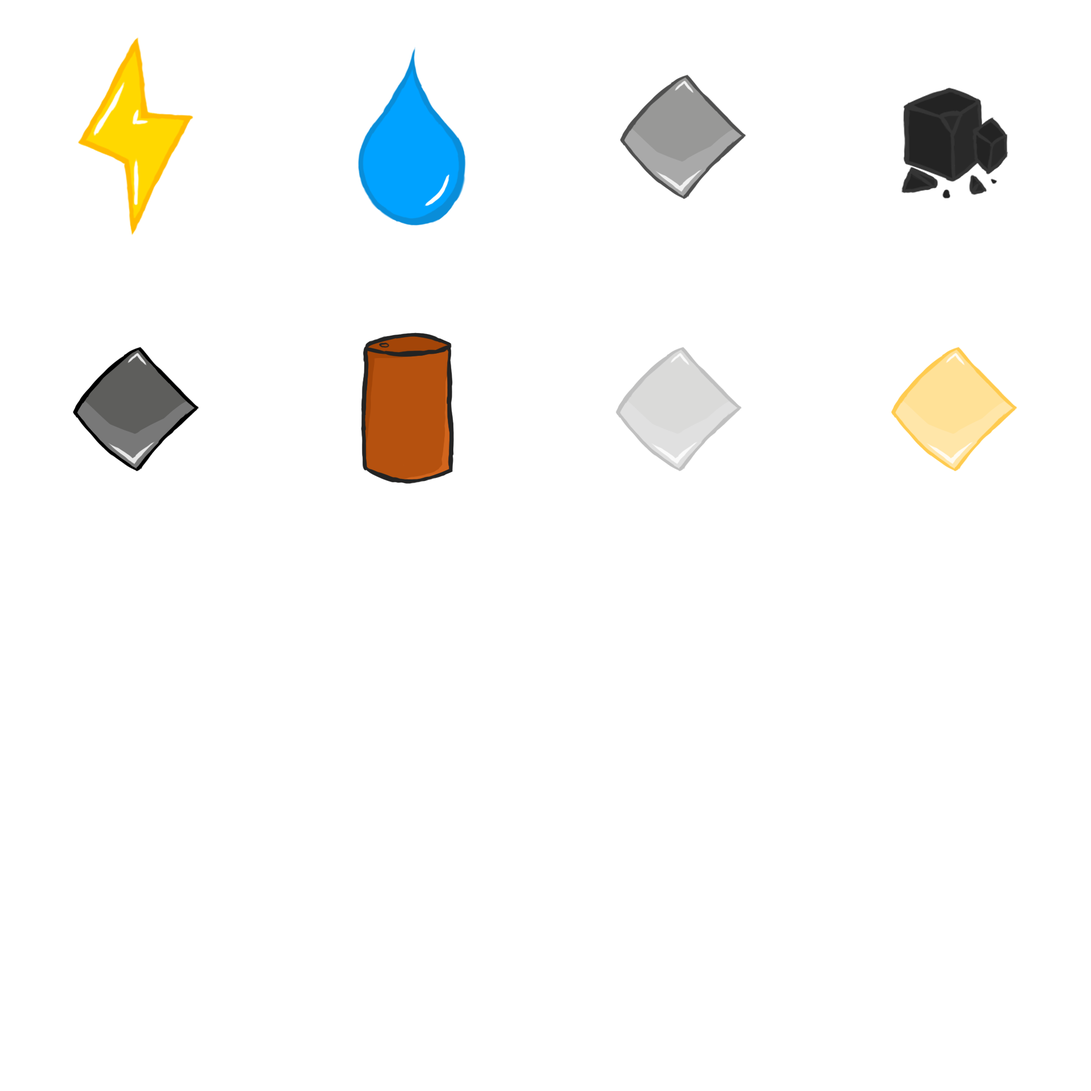
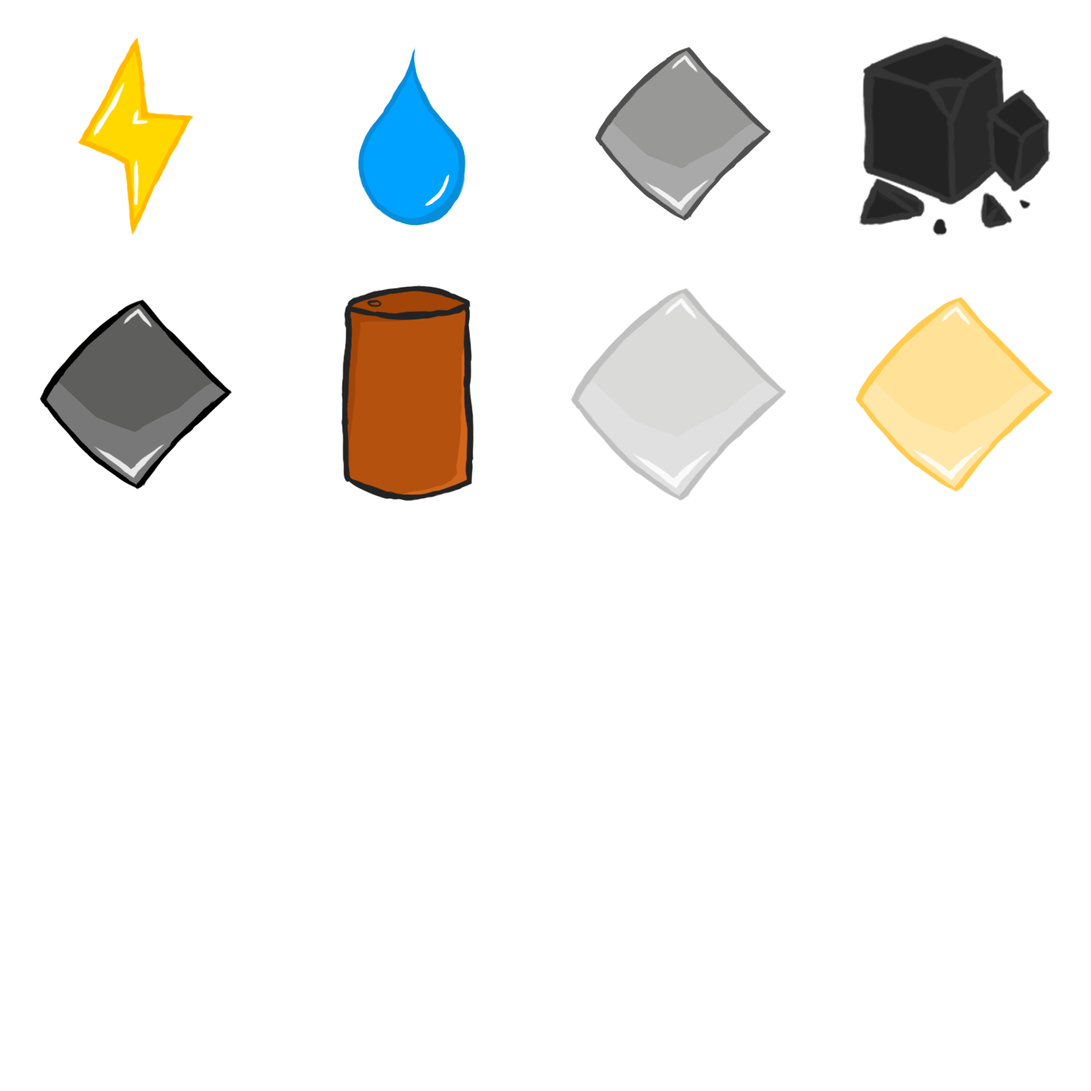
Layered file, before and after one edit (1091x1091). Changes by layer:
painted on "Outline" (1st of 6, in "Fuel") over (x1=341, y1=285, x2=474, y2=503)
painted on "Layer 10" over (x1=343, y1=288, x2=474, y2=499)
painted on "Outline" (2nd of 6, in "Gold") over (x1=855, y1=295, x2=1054, y2=493)
painted on "Layer 6" (1st of 4, in "Gold") over (x1=910, y1=305, x2=986, y2=482)
painted on "Layer 5" (1st of 4, in "Gold") over (x1=861, y1=298, x2=1048, y2=489)
painted on "Outline" (3rd of 6, in "Silver") over (x1=570, y1=287, x2=788, y2=501)
painted on "Layer 6" (2nd of 4, in "Silver") over (x1=630, y1=297, x2=713, y2=490)
painted on "Layer 5" (2nd of 4, in "Silver") over (x1=576, y1=289, x2=782, y2=497)
painted on "Outline" (4th of 6, in "Composite Metal") over (x1=39, y1=298, x2=233, y2=490)
painted on "Layer 6" (3rd of 4, in "Composite Metal") over (x1=92, y1=308, x2=166, y2=480)
painted on "Layer 5" (3rd of 4, in "Composite Metal") over (x1=44, y1=301, x2=228, y2=486)
painted on "Layer 7" over (x1=859, y1=35, x2=1051, y2=229)
painted on "Layer 8" over (x1=859, y1=39, x2=1049, y2=236)
painted on "Outline" (5th of 6, in "Metal") over (x1=594, y1=45, x2=772, y2=222)
painted on "Layer 6" (4th of 4, in "Metal") over (x1=643, y1=54, x2=711, y2=212)
painted on "Layer 5" (4th of 4, in "Metal") over (x1=599, y1=47, x2=767, y2=218)
